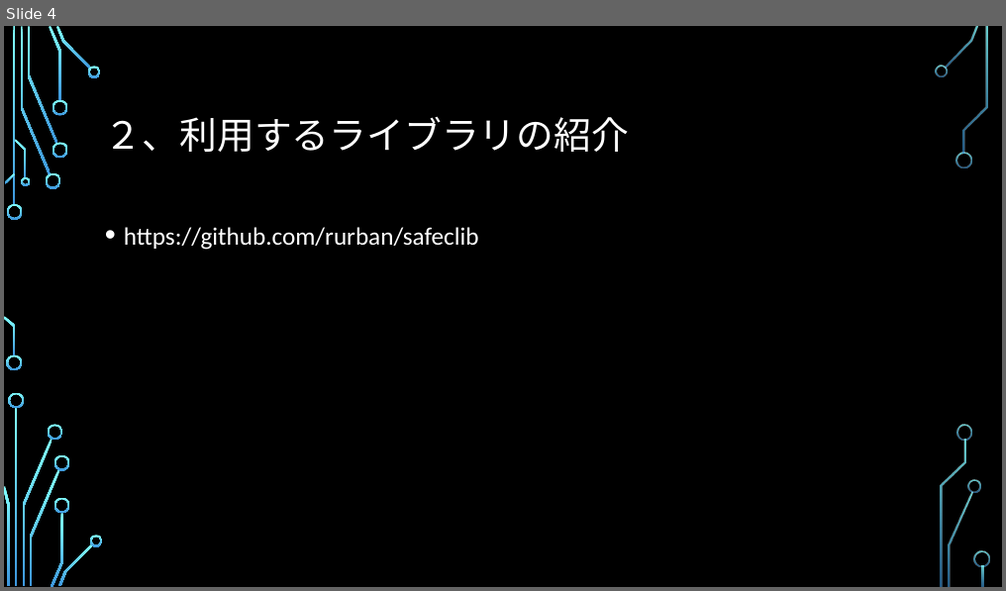
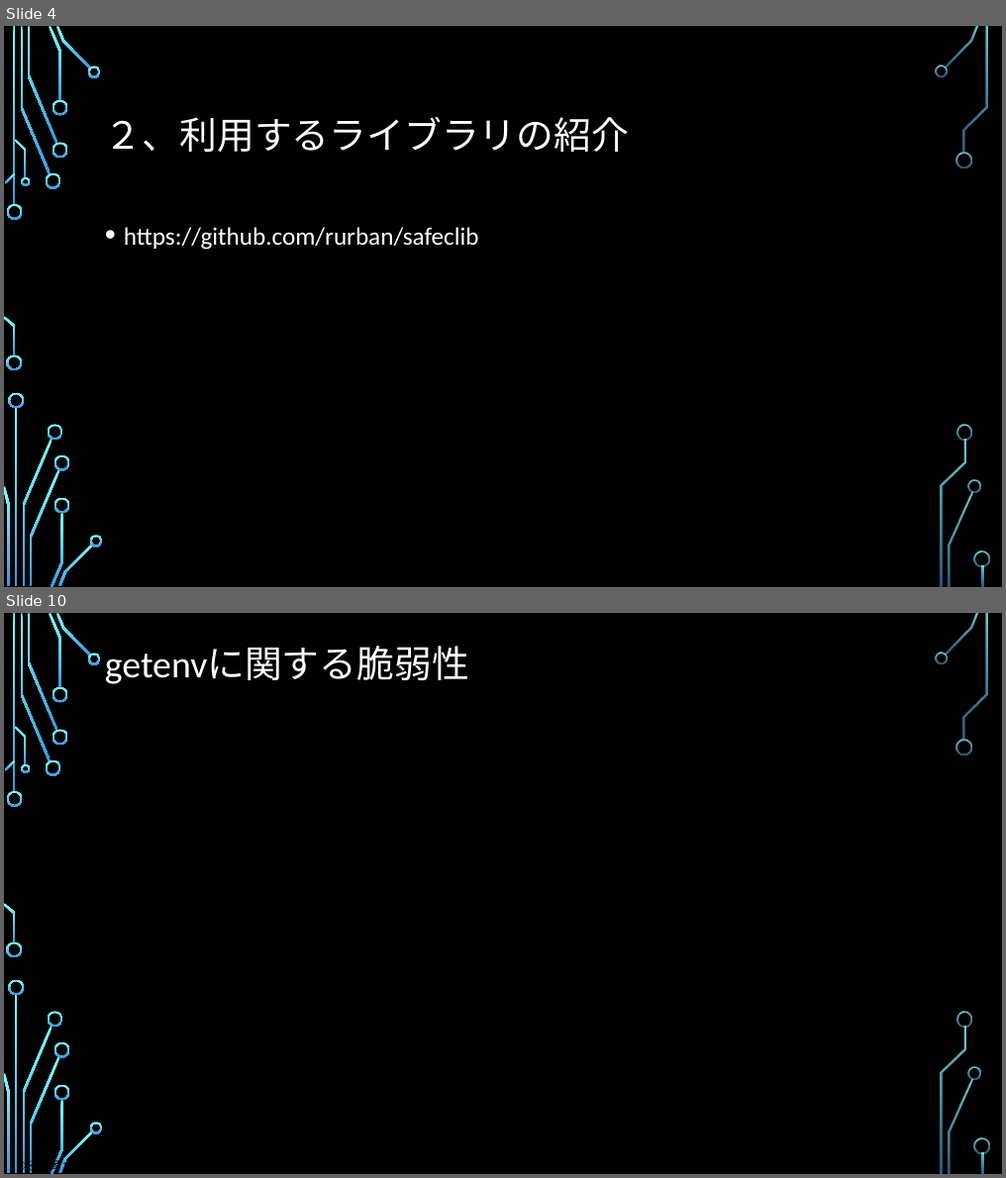
Before and after one commit to a1852rw/aiit_004_SecurePrograming, a slide deck: 003_documents/グループ２発表資料.pptx. Shown one above the other, each under a label of ours: slide 4 before the commit, slides 4 and 10 after it; the slides between them are not shown. The pictures are 1006x591 and 1006x1178 pixels, drawn with LibreOffice and Linux fonts; fonts in the diff are those of the drawing; background and template pictures are left out. Boxes give left, top, right and bottom in pixels: in the first picture for what was removed or moved away, otherwise in the second. Text is boxed around its words. In the diff, an @@ line names an element or a change of style, - is before the commit and + after.

```diff
--- a/003_documents/グループ２発表資料.pptx
+++ b/003_documents/グループ２発表資料.pptx
@@ slide 10 added at (x1=4, y1=613, x2=1002, y2=1174), background picture (left out); not listed: 36 template elements that a slide beside it also shows @@
@@ text added at (x1=105, y1=646, x2=469, y2=684), 36 pt, text #FFFFFF @@
+getenvに関する脆弱性
@@ text added at (x1=19, y1=1157, x2=361, y2=1174), 14 pt, text #000000 @@
+※参考サイト：https://cve.mitre.org/cgi-bin/cvekey.cgi?keyword=getenv
```
Also in this commit, not shown: 2 slides changed, 14 other slides added, 3 slides removed, 1 other file.
